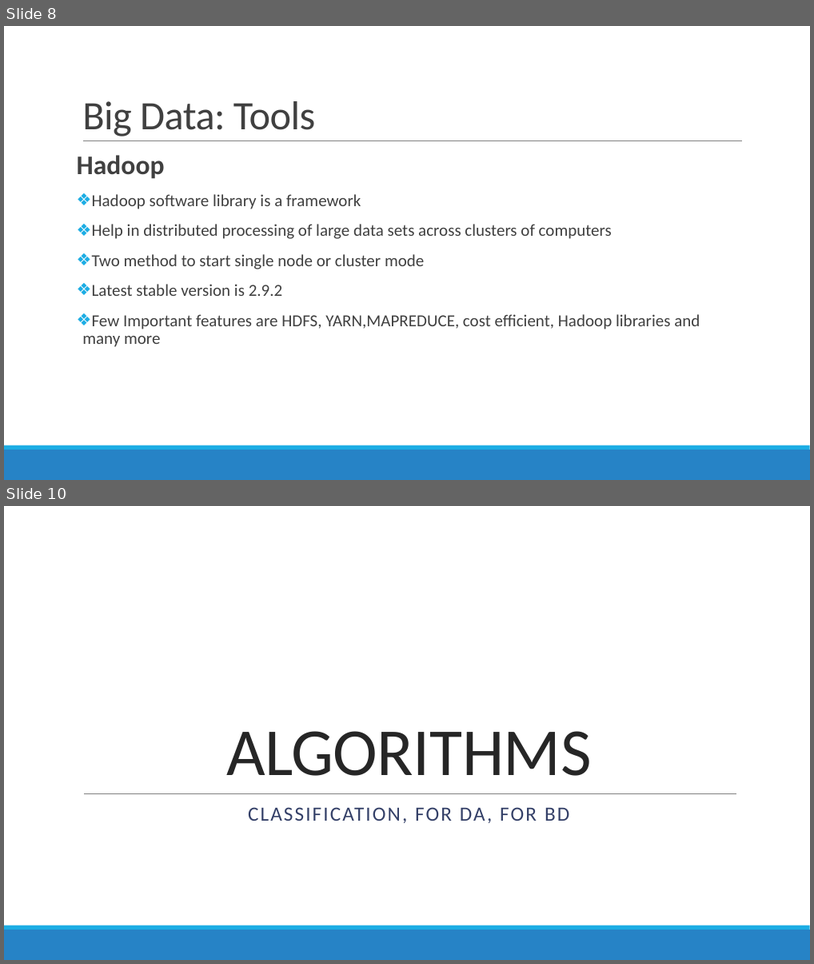
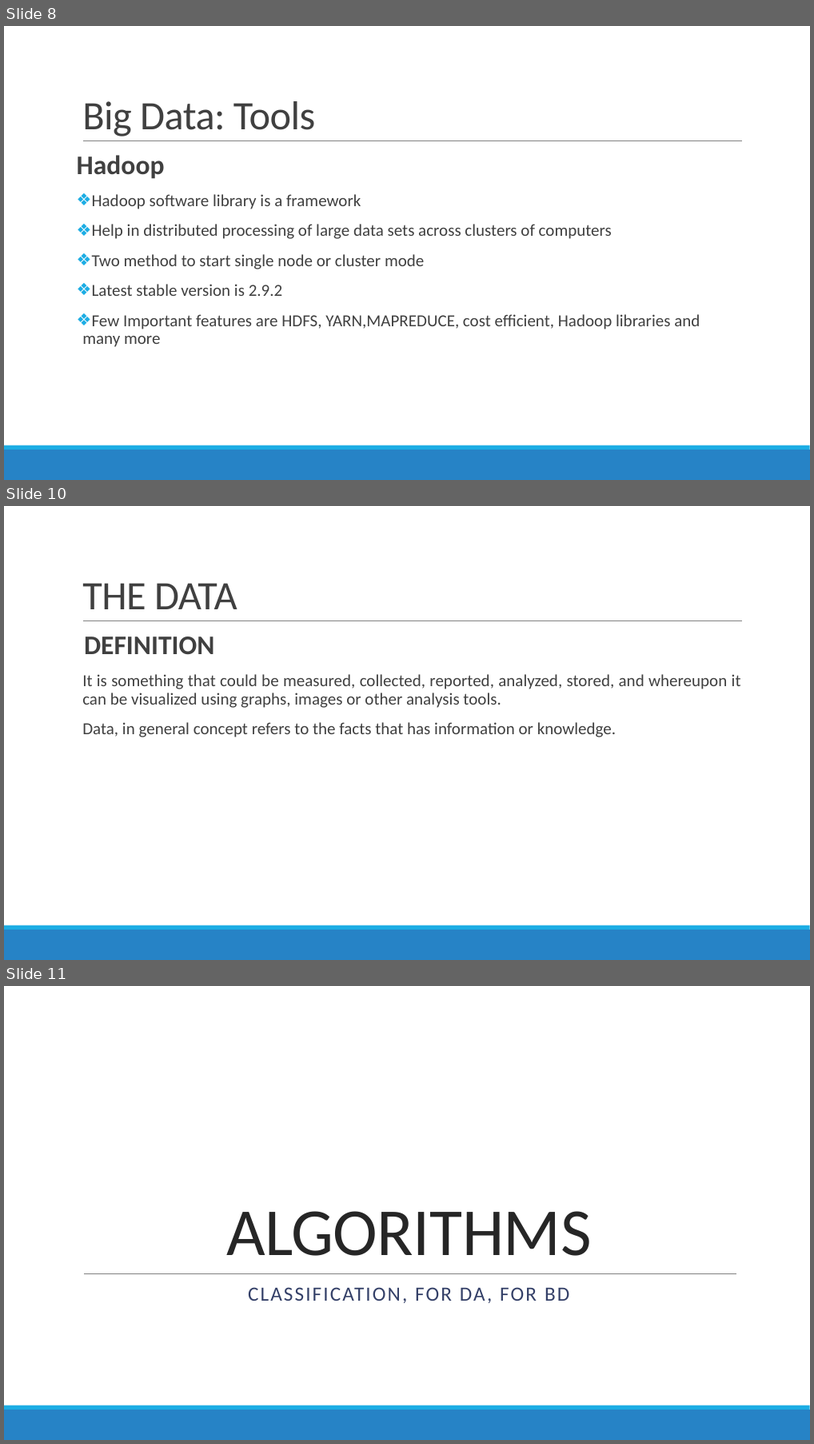
Before and after one commit to DistributedSystems-Fall2018-NEDUET/project-dist_sys, a slide deck: Project Interim Submission/Generic DS Framework.pptx. Shown one above the other, each under a label of ours: slides 8 and 10 before the commit, slides 8, 10 and 11 after it; the slides between them are not shown. The pictures are 814x964 and 814x1444 pixels, drawn with LibreOffice and Linux fonts; fonts in the diff are those of the drawing. Boxes give left, top, right and bottom in pixels: in the first picture for what was removed or moved away, otherwise in the second. Text is boxed around its words. In the diff, an @@ line names an element or a change of style, - is before the commit and + after.

Commit message:
Added Data Slide
Added introduction slide of Data

```diff
--- a/Project Interim Submission/Generic DS Framework.pptx
+++ b/Project Interim Submission/Generic DS Framework.pptx
@@ slide 10 added at (4,506,810,960), background #FFFFFF; not listed: 3 template elements that a slide beside it also shows @@
@@ title added at (82,583,238,609), 48 pt, text #404040 @@
+THE DATA
@@ text added at (82,636,742,737), 20 pt, text #404040 @@
+  DEFINITION
+  It is something that could be measured, collected, reported, analyzed, stored, and whereupon it can be visualized using graphs, images or other analysis tools.
+  Data, in general concept refers to the facts that has information or knowledge.
@@ what was slide 10 is now slide 11 @@
```
Also in this commit, not shown: 2 slides changed.
